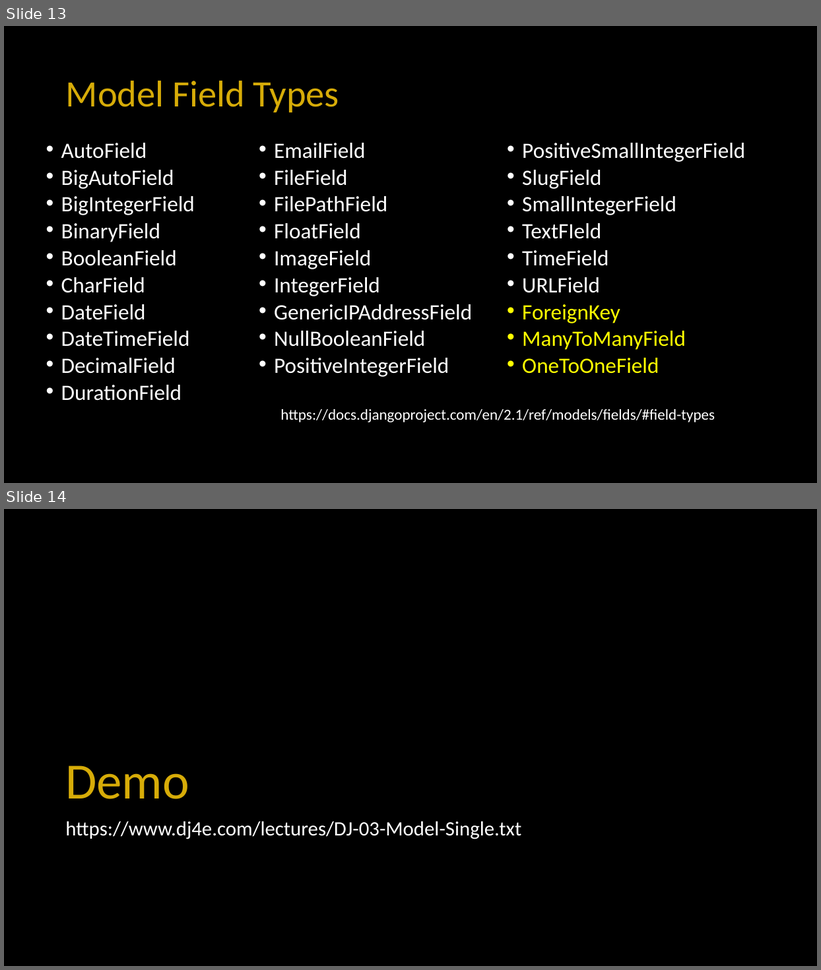
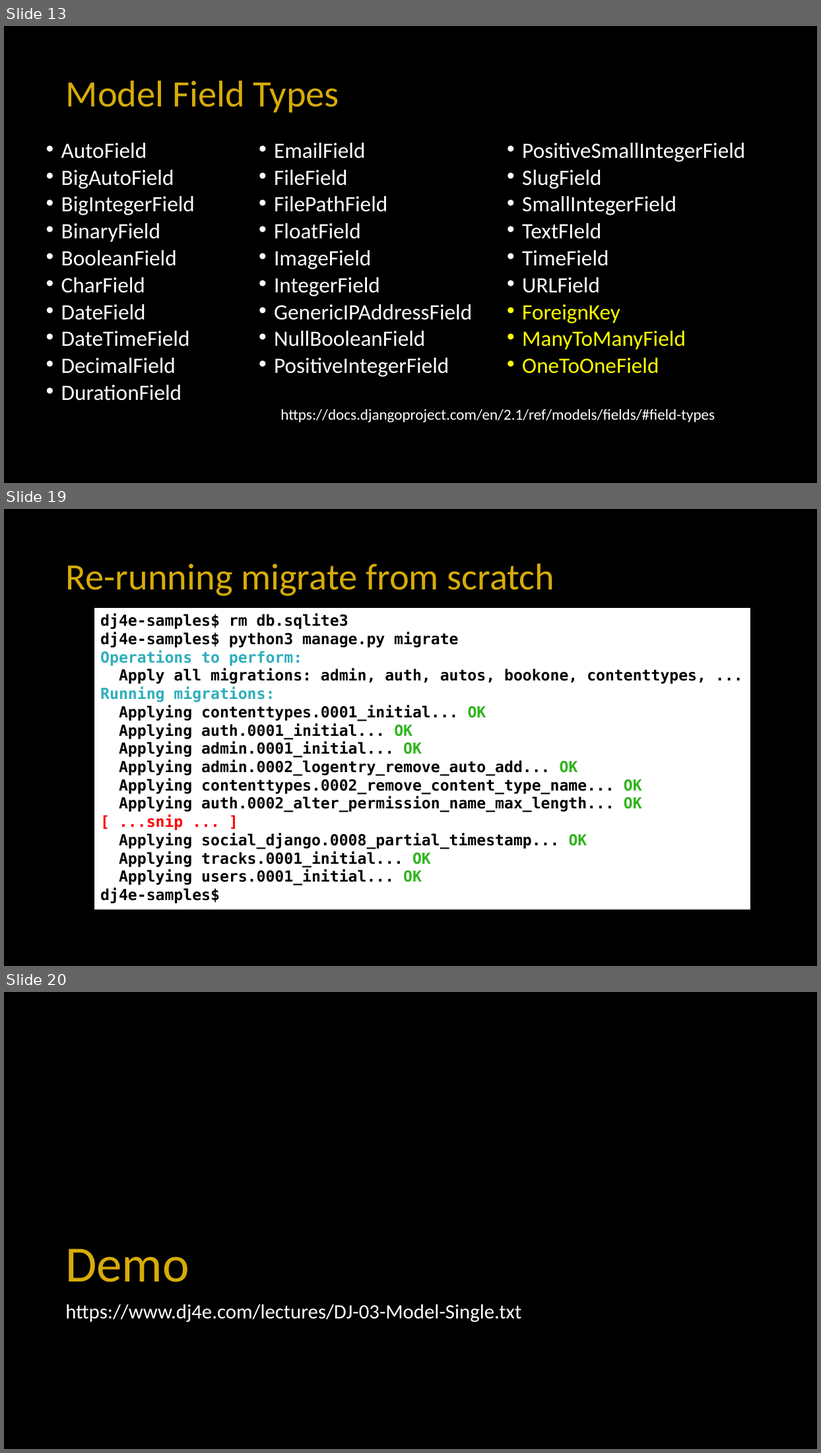
Before and after one commit to csev/dj4e, a slide deck: lectures/DJ-02-Model-Single.pptx. Shown one above the other, each under a label of ours: slides 13 and 14 before the commit, slides 13, 19 and 20 after it; the slides between them are not shown. The pictures are 821x970 and 821x1453 pixels, drawn with LibreOffice and Linux fonts; fonts in the diff are those of the drawing; background and template pictures are left out. Boxes give left, top, right and bottom in pixels: in the first picture for what was removed or moved away, otherwise in the second. Text is boxed around its words. In the diff, an @@ line names an element or a change of style, - is before the commit and + after.

```diff
--- a/lectures/DJ-02-Model-Single.pptx
+++ b/lectures/DJ-02-Model-Single.pptx
@@ slide 19 added at (4,509,817,966), background #000000 @@
@@ title added at (66,563,555,596), 44 pt, text #D7AC08 @@
+Re-running migrate from scratch
@@ rectangle added at (94,608,750,910), fill #FFFFFF, 18 pt, text #000000, bold @@
+dj4e-samples$ rm db.sqlite3
+dj4e-samples$ python3 manage.py migrate
+Operations to perform:
+Apply all migrations: admin, auth, autos, bookone, contenttypes, ...
+Running migrations:
+Applying contenttypes.0001_initial... OK
+Applying auth.0001_initial... OK
+Applying admin.0001_initial... OK
+Applying admin.0002_logentry_remove_auto_add... OK
+Applying contenttypes.0002_remove_content_type_name... OK
+Applying auth.0002_alter_permission_name_max_length... OK
+[ ...snip ... ]
+Applying social_django.0008_partial_timestamp... OK
+Applying tracks.0001_initial... OK
+Applying users.0001_initial... OK
+dj4e-samples$
@@ what was slide 14 is now slide 20 @@
```
Also in this commit, not shown: 5 other slides added, 1 other file.
